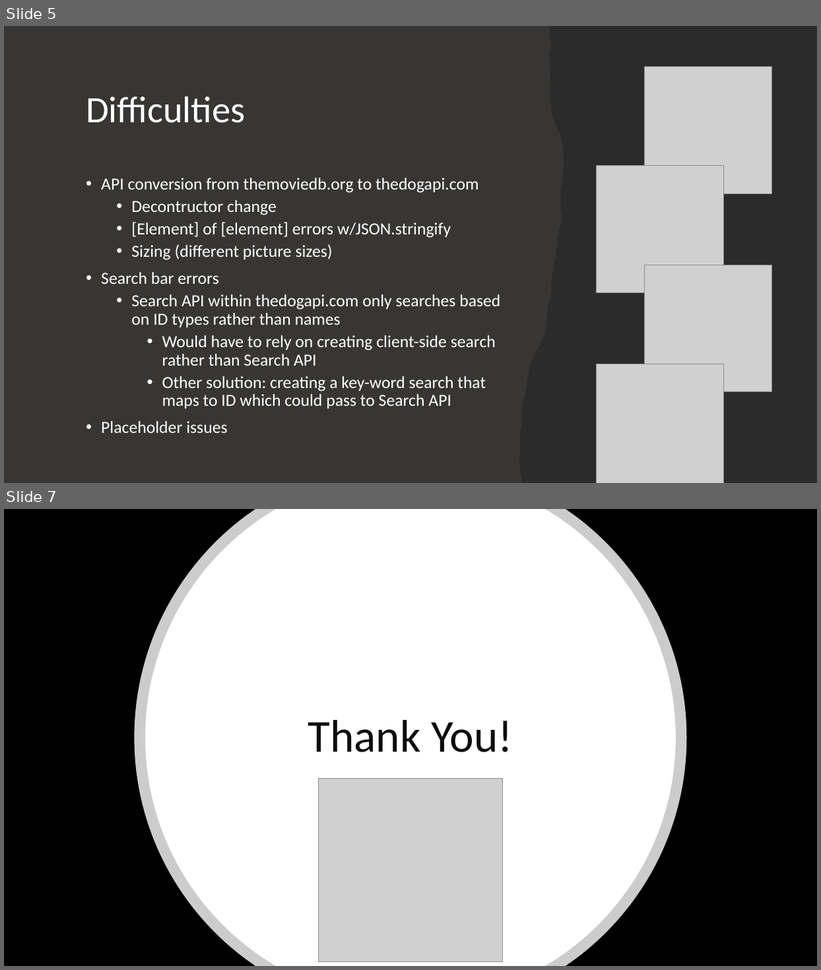
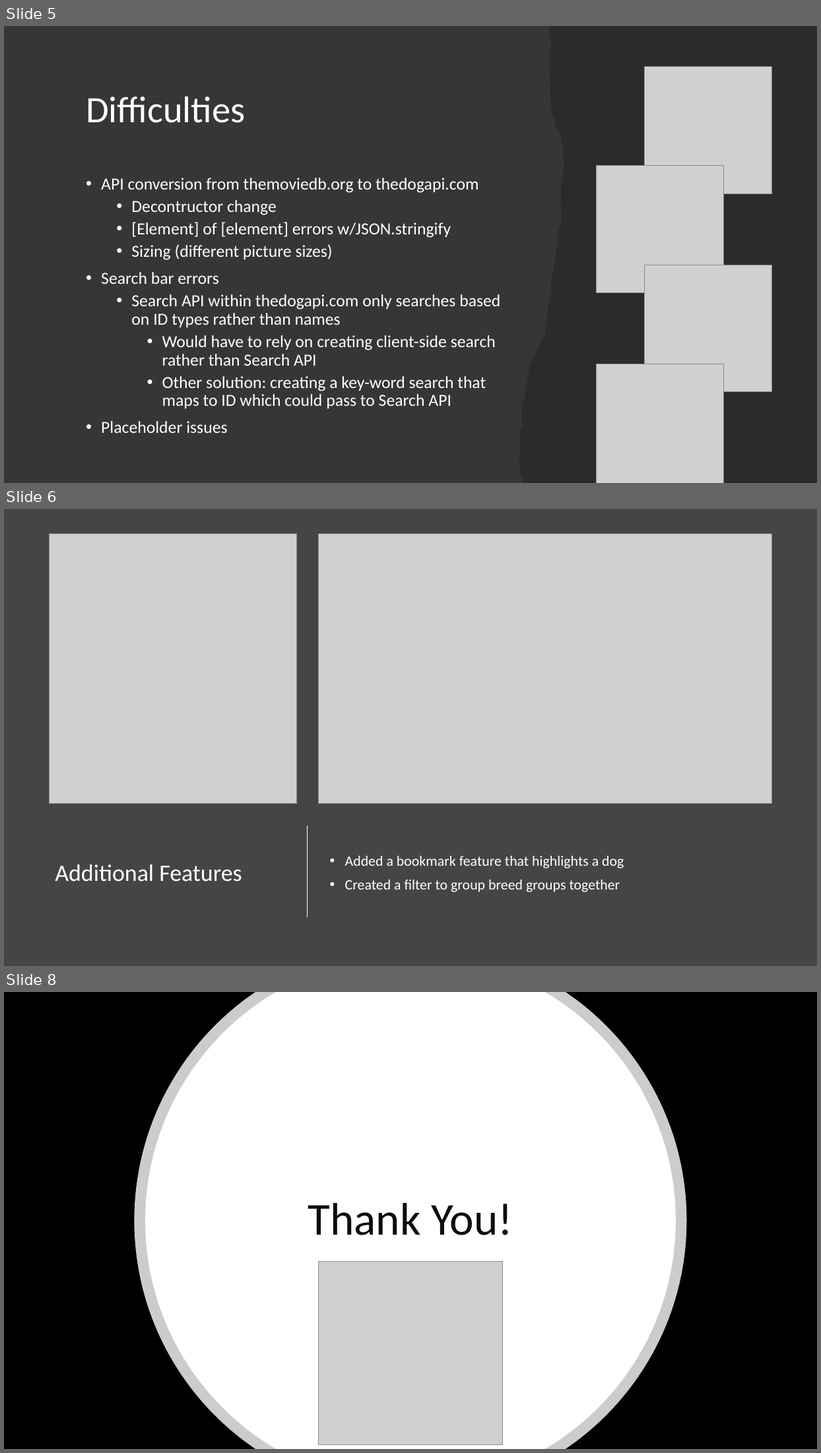
Before and after one commit to jacintomendoza/Dog-webpage, a slide deck: Presentation.pptx. Shown one above the other, each under a label of ours: slides 5 and 7 before the commit, slides 5, 6 and 8 after it; the slides between them are not shown. The pictures are 821x970 and 821x1453 pixels, drawn with LibreOffice and Linux fonts; fonts in the diff are those of the drawing; grey boxes stand for pictures; background and template pictures are left out; a plain dark background stands for a picture behind light text. Boxes give left, top, right and bottom in pixels: in the first picture for what was removed or moved away, otherwise in the second. Text is boxed around its words. In the diff, an @@ line names an element or a change of style, - is before the commit and + after.

Commit message:
filter complete

```diff
--- a/Presentation.pptx
+++ b/Presentation.pptx
@@ slide 6 added at <box>4,509,817,966</box>, background #454545 @@
@@ picture added at <box>49,533,297,803</box> @@
@@ picture added at <box>319,533,773,803</box> @@
@@ line added from (307, 826) to (307, 918), #FFFFFF 1.25 pt @@
@@ title added at <box>55,865,242,882</box>, 28 pt, text #FFFFFF @@
+Additional Features
@@ text added at <box>345,856,624,892</box>, 17 pt, text #FFFFFF @@
+• Added a bookmark feature that highlights a dog
+• Created a filter to group breed groups together
@@ what was slide 7 is now slide 8 @@
```
Also in this commit, not shown: 1 slide changed, 1 other file.
